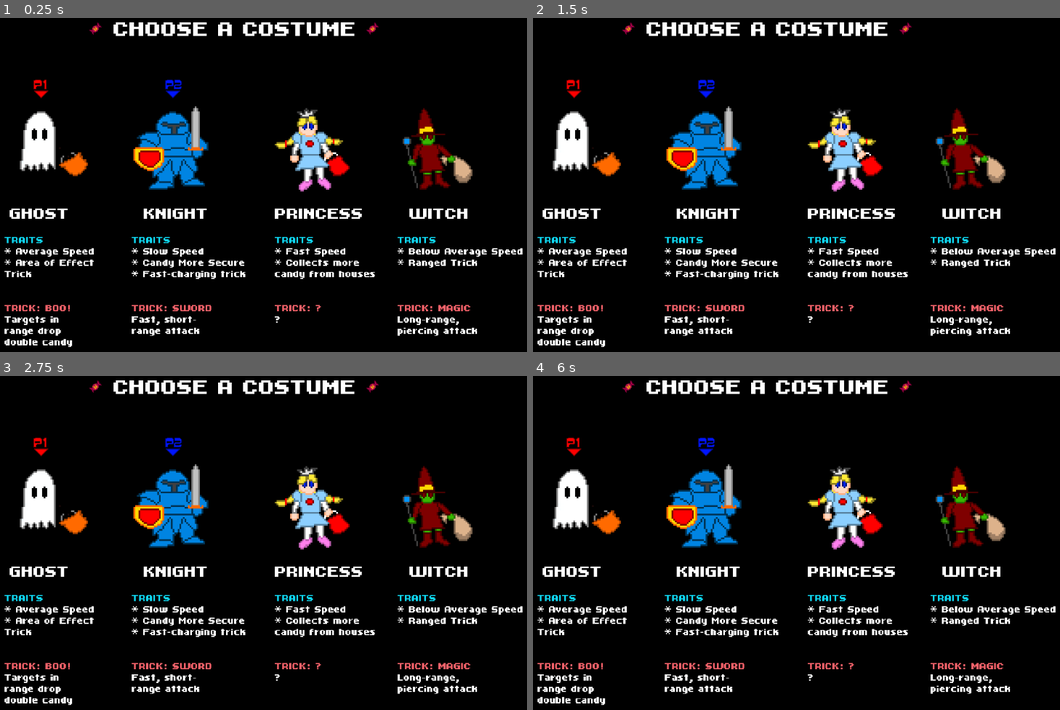
Above: before the commit, frames 1-4 (two rows, left to right).
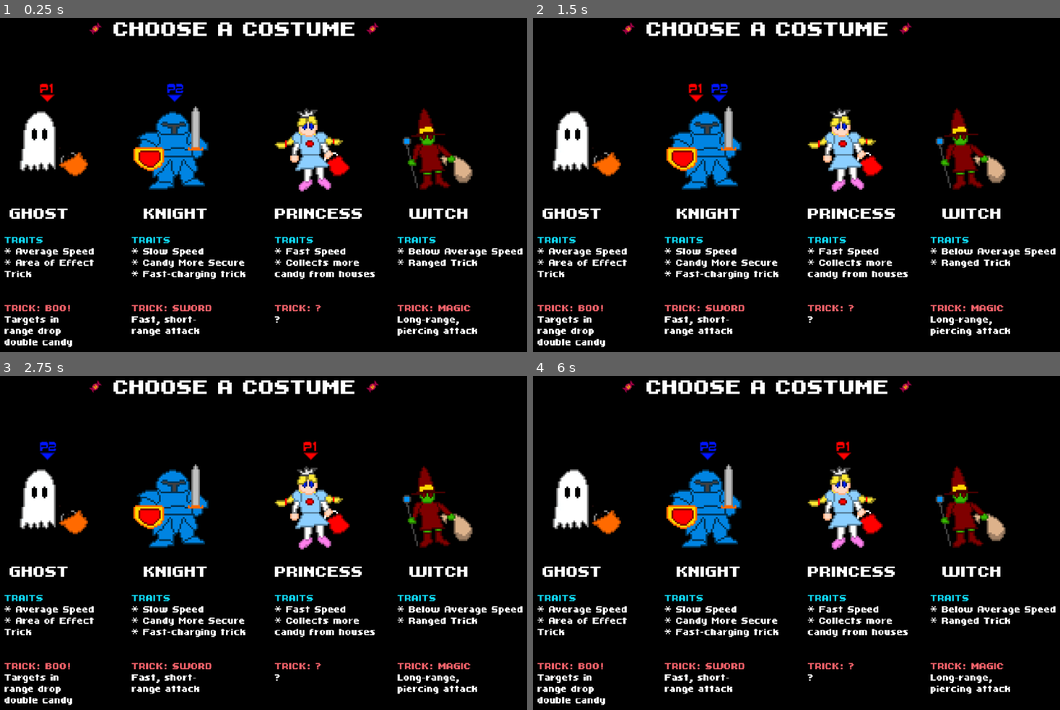
Above: after the commit, the same moments.

Repository: King9999/trickortreat_godot
Game: Godot game, scene res://Scenes/costume_select_screen.tscn
The game is run twice, just before and just after one commit, with the same random seed, the same clock (stepped at 60 frames per second) and the same inputs. This scene is started directly instead of the project's main scene.
Inputs:
- Up to frame 1 (0.25 s): no input
- Up to frame 2 (1.5 s): tap Enter at 0.5 s; hold D (P1_Right) 0.53-1.28 s; tap Space (P1_Trick) at 0.6, 1.25 s; hold S (P1_Down) from 1.28 s (still down); tap Down (P2_Down) at 1.35 s
- Up to frame 3 (2.75 s): tap Enter at 2 s; release S (P1_Down) at 2.03 s; hold D (P1_Right) from 2.03 s (still down); tap Left (P2_Left) at 2.1 s
- Up to frame 4 (6 s): tap Space (P1_Trick) at 2.75, 4.25, 5.1 s; release D (P1_Right) at 2.78 s; hold W (P1_Up) 2.78-3.53 s; tap Right (P2_Right) at 2.85 s; tap Enter at 3.5 s; hold A (P1_Left) 3.53-5.03 s; tap Ctrl (P2_Trick) at 3.6 s; tap Up (P2_Up) at 4.35 s; hold S (P1_Down) 5.03-5.78 s; hold D (P1_Right) from 5.78 s (still down); tap Down (P2_Down) at 5.85 s

The runs differ from the first frame. In frame 1, 0.3% of the frame differs, in the area x 6-35%, y 18-26%; in frame 2, 0.4%; in frame 3, 0.4%, in the area x 6-61%, y 18-26%; in frame 4, 0.4%.

Commit message:
Cursors now move
Cursors will not overlap if they're on the same costume.

Diff:
--- a/Scripts/input_manager.gd
+++ b/Scripts/input_manager.gd
@@ -21,8 +21,24 @@
 const down_p2: String = "P2_Down"
 const confirm_p2: String = "P2_Trick"
 
+#references to costume sprites
+enum Selection { GHOST, KNIGHT, PRINCESS, WITCH }
+@export var costume_p1: Selection
+@export var costume_p2: Selection
+@onready var ghost_sprite: Sprite2D = $"../Ghost"
+@onready var knight_sprite: Sprite2D = $"../Knight"
+@onready var princess_sprite: Sprite2D = $"../Princess"
+@onready var witch_sprite: Sprite2D = $"../Witch"
+
+#offset is applied to cursor
+var offset: Vector2 = Vector2(0, -100)
+var x_offset_cursor1: Vector2 = Vector2(-20, 0)
+var x_offset_cursor2: Vector2 = Vector2(20, 0)
+
 # Called when the node enters the scene tree for the first time.
 func _ready() -> void:
+	costume_p1 = Selection.GHOST
+	costume_p2 = Selection.KNIGHT
 	pass # Replace with function body.
 
 
@@ -31,24 +47,58 @@
 	#Player 1 controls
 	if Input.is_action_just_pressed(left_p1):	#is_action_just_pressed executes action only once
 		#move P1 cursor left
-		print("P1 Presed left")
+		if (costume_p1 <= 0):
+			costume_p1 = Selection.size() - 1
+		else:
+			costume_p1 -= 1
+		print(Selection.keys()[costume_p1])
 	if Input.is_action_just_pressed(right_p1):
-		print("P1 Presed right")
-	if Input.is_action_just_pressed(up_p1):
-		print("P1 Presed up")
-	if Input.is_action_just_pressed(down_p1):
-		print("P1 Presed down")
+		if (costume_p1 >= Selection.size() - 1):
+			costume_p1 = 0
+		else:
+			costume_p1 += 1
+		print(Selection.keys()[costume_p1])
 	if Input.is_action_just_pressed(confirm_p1):
-		print("P1 Selected costume")
+		print("P1 Selected {0}".format([Selection.keys()[costume_p1]]))
 
 	#Player 2 controls
 	if Input.is_action_just_pressed(left_p2):
+		if (costume_p2 <= 0):
+			costume_p2 = Selection.size() - 1
+		else:
+			costume_p2 -= 1
 		print("P2 Presed left")
 	if Input.is_action_just_pressed(right_p2):
+		if (costume_p2 >= Selection.size() - 1):
+			costume_p2 = 0
+		else:
+			costume_p2 += 1
 		print("P2 Presed right")
-	if Input.is_action_just_pressed(up_p2):
-		print("P2 Presed up")
-	if Input.is_action_just_pressed(down_p2):
-		print("P2 Presed down")
 	if Input.is_action_just_pressed(confirm_p2):
 		print("P2 Selected costume")
+
+	#update cursor positions
+	match (costume_p1):
+		Selection.GHOST:
+			cursor_p1.global_position = ghost_sprite.global_position + offset
+		Selection.KNIGHT:
+			cursor_p1.global_position = knight_sprite.global_position + offset
+		Selection.PRINCESS:
+			cursor_p1.global_position = princess_sprite.global_position + offset
+		Selection.WITCH:
+			cursor_p1.global_position = witch_sprite.global_position + offset
+
+	match (costume_p2):
+		Selection.GHOST:
+			cursor_p2.global_position = ghost_sprite.global_position + offset
+		Selection.KNIGHT:
+			cursor_p2.global_position = knight_sprite.global_position + offset
+		Selection.PRINCESS:
+			cursor_p2.global_position = princess_sprite.global_position + offset
+		Selection.WITCH:
+			cursor_p2.global_position = witch_sprite.global_position + offset
+
+	#shift cursor positions so they don't overlap
+	if costume_p1 == costume_p2:
+		cursor_p1.global_position = cursor_p1.global_position + x_offset_cursor1
+		cursor_p2.global_position = cursor_p2.global_position + x_offset_cursor2
